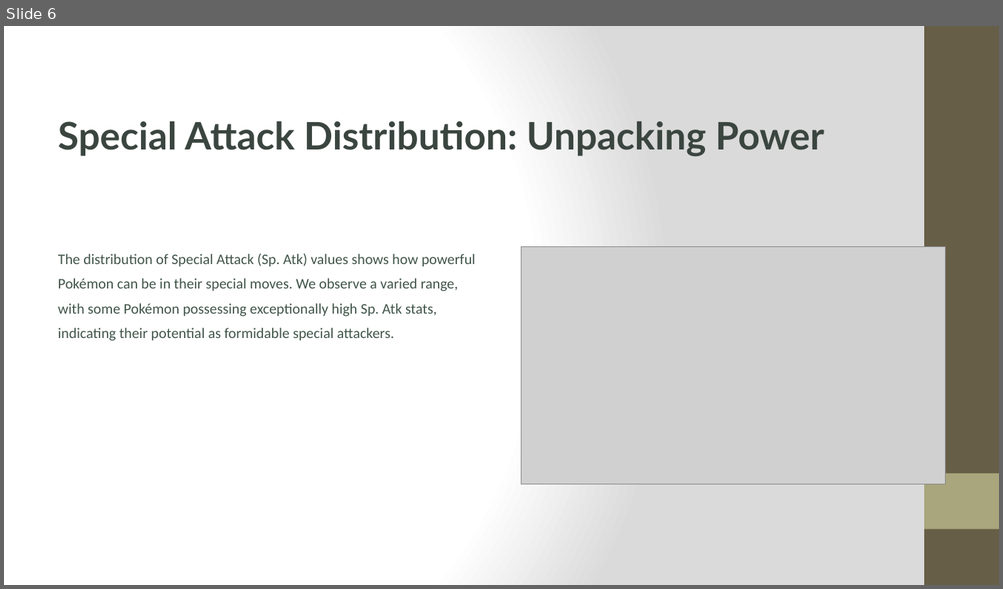
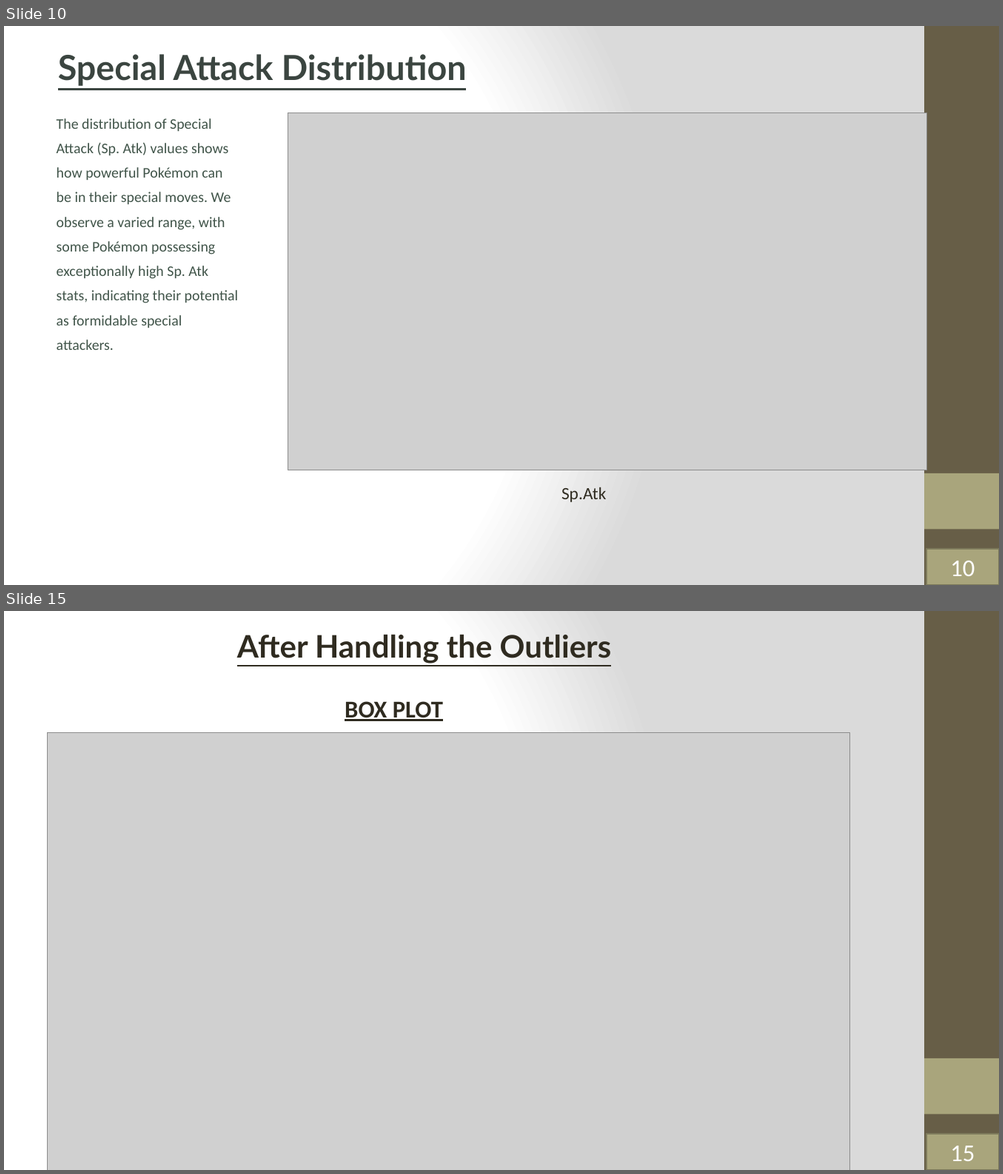
Before and after one commit to Sauri25/AI-PROJECTS, a slide deck: Project 2/P-okemon-EDA.pptx. Shown one above the other, each under a label of ours: slide 6 before the commit, slides 10 and 15 after it; the slides between them are not shown. The pictures are 1003x589 and 1003x1174 pixels, drawn with LibreOffice and Linux fonts; fonts in the diff are those of the drawing; grey boxes stand for pictures. Boxes give left, top, right and bottom in pixels: in the first picture for what was removed or moved away, otherwise in the second. Text is boxed around its words. In the diff, an @@ line names an element or a change of style, - is before the commit and + after.

```diff
--- a/Project 2/P-okemon-EDA.pptx
+++ b/Project 2/P-okemon-EDA.pptx
@@ slide 15 added at (x1=4, y1=611, x2=999, y2=1170), background gradient #FFFFFF to #DADADA; not listed: 2 template elements that a slide beside it also shows @@
@@ text added at (x1=237, y1=634, x2=611, y2=664), 36 pt, text #2F2B20, bold, underline @@
+After Handling the Outliers
@@ text added at (x1=344, y1=701, x2=443, y2=721), 28 pt, text #2F2B20, bold, underline @@
+BOX PLOT
@@ picture added at (x1=48, y1=733, x2=849, y2=1170) @@
@@ rectangle added at (x1=926, y1=1134, x2=999, y2=1170), fill #A9A57C, outline #7D7A5C 2 pt, 28 pt, text #FFFFFF @@
+15
@@ what was slide 6 is now slide 10 @@
@@ slide 10 changed as well @@
@@ text at (x1=58, y1=54, x2=466, y2=86): text changed; size 44 to 40 pt @@
-Special Attack Distribution: Unpacking Power
+Special Attack Distribution
@@ text "The distribution of Special Attack ..." rewrapped from (x1=58, y1=253, x2=475, y2=341) to (x1=57, y1=118, x2=239, y2=350) @@
@@ picture resized from (x1=521, y1=247, x2=945, y2=484) to (x1=287, y1=113, x2=926, y2=471) @@
@@ text added at (x1=561, y1=487, x2=606, y2=503), 20 pt, text #2F2B20 @@
+Sp.Atk
@@ rectangle added at (x1=926, y1=549, x2=999, y2=585), fill #A9A57C, outline #7D7A5C 2 pt, 28 pt, text #FFFFFF @@
+10
```
Also in this commit, not shown: 3 other slides changed, 13 other slides added, 6 slides removed, 4 other files.
